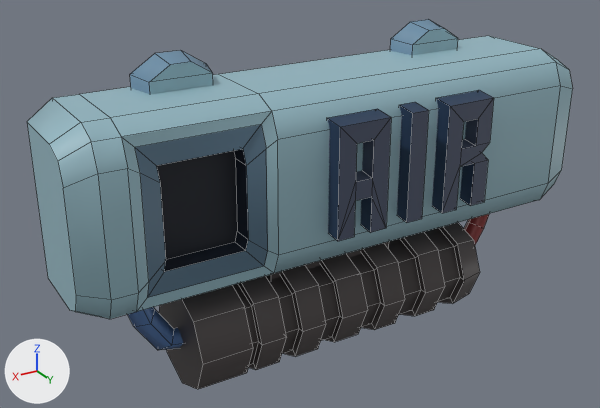
Renders of the FBX model Assets/Art/Models/Structures/Wall Mounts/Air Alarm.fbx from each side of a commit.
Camera for both pictures: a 50 mm lens placed at (0.606, 1.221, 1.772), pointed at (0.042, 0.282, 1.302). Arrows for +X, +Y and +Z are at lower left; the lights stay in place. Mesh edges are drawn as thin lines. Where no turn or scale is listed for an object, it has been applied to the vertices.

In view in the first picture: 'Air Alarm'.
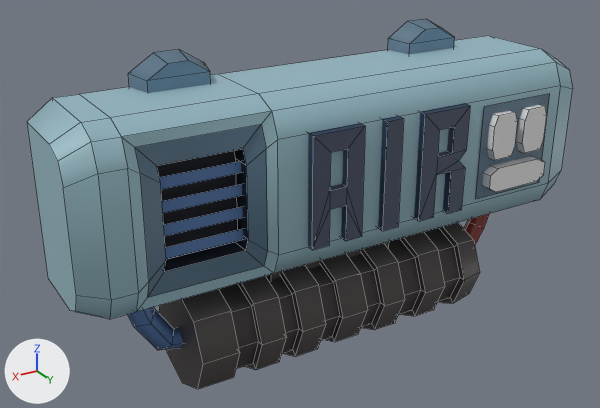
The newer file is also turned or shifted as a whole; pictures and numbers use the older file's frame.

Diff of the bpy script that builds the scene:
```diff
--- a/Assets/Art/Models/Structures/Wall Mounts/Air Alarm.fbx.py
+++ b/Assets/Art/Models/Structures/Wall Mounts/Air Alarm.fbx.py
@@ mat_palette05_emission @@
+mat_palette05_emission = principled_material('Palette05 Emission')
+mat_palette05_emission.base_color = (0.8, 0.8, 0.8)  # white #e7e7e7
+mat_palette05_emission.roughness = 0.25
@@ me_circle_003 @@
 # used by ob_air_alarm; location = (0.0, 0.0, 0.0)
-me_circle_003.from_pydata(...)  # 414 vertices, 400 faces; spans x -0.394..0.394, y 0.216..0.399, z 1.074..1.529
+me_circle_003.from_pydata(...)  # 482 vertices, 404 faces; spans x -0.394..0.394, y 0.216..0.395, z 1.074..1.529
+# me_circle_003 part 1: a new loose piece of 16 vertices spanning x -0.324..-0.214, y 0.358..0.395, z 1.303..1.34, in mat_palette05_emission (white #e7e7e7)
+# me_circle_003 part 2: a new loose piece of 16 vertices spanning x -0.26..-0.216, y 0.348..0.391, z 1.353..1.42, in mat_palette05_emission (white #e7e7e7)
+# me_circle_003 part 3: a new loose piece of 16 vertices spanning x -0.319..-0.275, y 0.343..0.391, z 1.353..1.42, in mat_palette05_emission (white #e7e7e7)
+# me_circle_003 part 4
+# 9 vertices are removed from x -0.2..0.056, y 0.371, z 1.299..1.43
+# 47 faces are deleted
+# 22 vertices in x -0.201..0.055, y 0.399, z 1.294..1.452 move by (0.032, -0.011, -0.009)
+# 16 vertices in x 0.167, y 0.217..0.368, z 1.074..1.225 move by (0.021, 0.0, 0.0)
+# 12 vertices in x -0.258..0.258, y 0.223, z 1.448..1.529 move by (0.0, -0.006, 0.0)
+# 12 vertices in x -0.248..0.248, y 0.264, z 1.457..1.523 move by (0.0, -0.008, 0.0)
+# 12 vertices in x -0.2..0.003, y 0.371, z 1.299..1.43 move by (0.031, 0.0, -0.013)
+# 6 vertices in x -0.2..0.056, y 0.371, z 1.351..1.456 move by (0.031, 0.0, -0.012)
+# 13 vertices move from x -0.175..0.029, y 0.371..0.399, z 1.294..1.456 to x -0.142..0.061, y 0.371..0.388, z 1.285..1.444
+# 10 vertices are added at x -0.333..0.164, y 0.355..0.38, z 1.291..1.434
+# 9 new vertices lie (0.0, -0.017, 0.001) away from vertices in x -0.201..0.055, y 0.399, z 1.294..1.426
+# 10 new vertices lie (0.13, 0.0, 0.0) away from vertices in x -0.333..0.164, y 0.355..0.38, z 1.291..1.434
+# 24 new faces join them, mat_palette05 (picture img_palette05_png)
+# me_circle_003 part 5: 25 kept faces spanning x -0.394..0.394, y 0.216..0.256, z 1.238..1.529 get new texture (UV) coordinates
 me_circle_003.materials.append(mat_palette05)
+me_circle_003.materials.append(mat_palette05_emission)  # white #e7e7e7
```

Changed parts and their boxes [x1, y1, x2, y2] in the pictures (600 x 408 px):
part 1 of me_circle_003, added: after [483, 156, 545, 192]
part 2 of me_circle_003, added: after [487, 111, 518, 160]
part 3 of me_circle_003, added: after [517, 105, 547, 153]
part 4 of me_circle_003, cut back: before [182, 90, 494, 389]; after [159, 94, 550, 389]
part 5 of me_circle_003, surface changed: before [130, 19, 458, 95]; after [128, 19, 455, 93]
